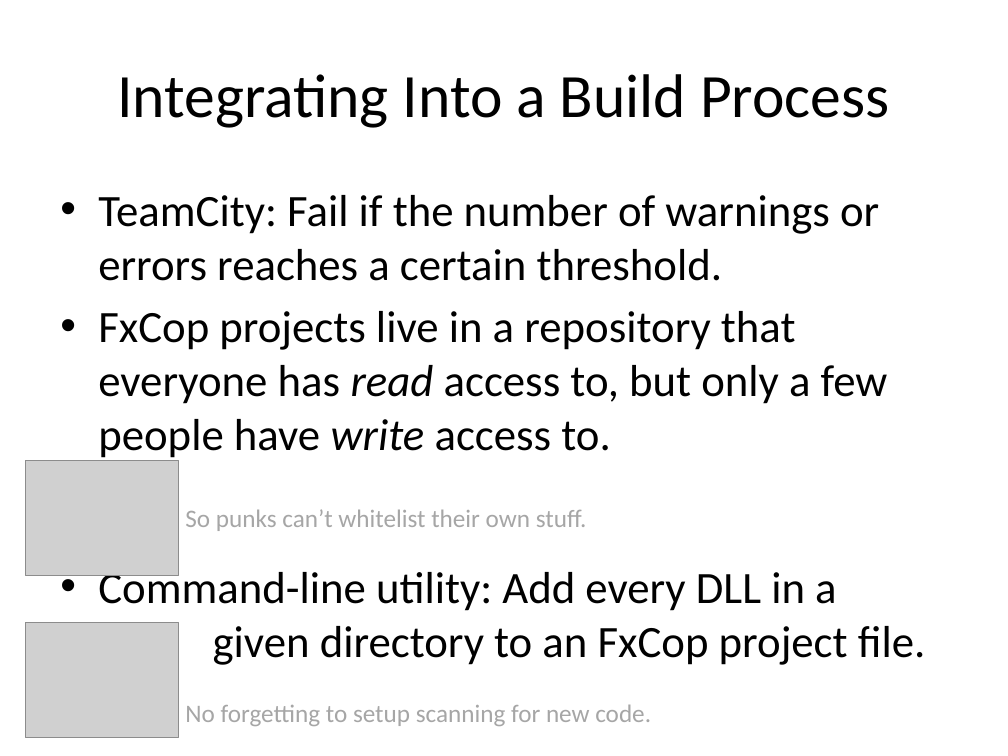
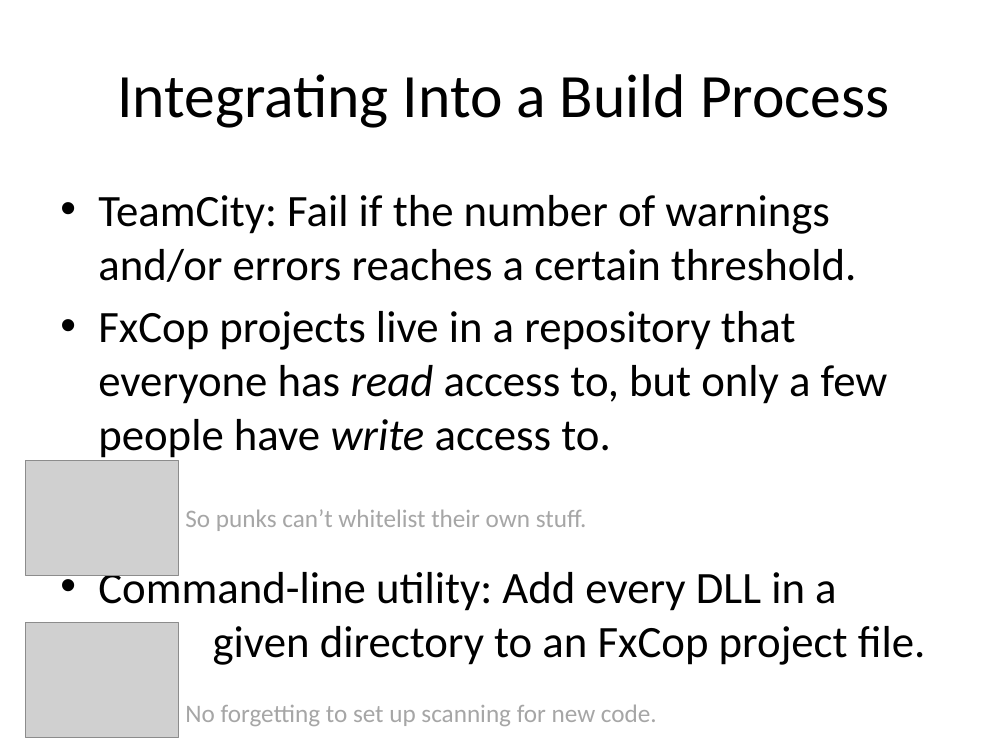
Before and after one commit to Chris-ScoutCorps/FxCop, a slide deck: slide 39 of FxCop.pptx. Drawn at 1008x756 pixels with LibreOffice and Linux fonts; fonts in the diff are those of the drawing; grey boxes stand for pictures; background and template pictures are left out. Boxes give left, top, right and bottom in pixels: in the first picture for what was removed or moved away, otherwise in the second. Text is boxed around its words. In the diff, an @@ line names an element or a change of style, - is before the commit and + after.

```diff
--- a/FxCop.pptx
+++ b/FxCop.pptx
@@ text at [98, 195, 857, 282]: text changed @@
-• TeamCity: Fail if the number of warnings or errors reaches a certain threshold.
+• TeamCity: Fail if the number of warnings and/or errors reaches a certain threshold.
@@ text at [185, 704, 657, 726]: spaces changed @@
-No forgetting to setup scanning for new code.
+No forgetting to set up scanning for new code.
```
Also in this commit, not shown: 10 other slides changed, 1 other file.
